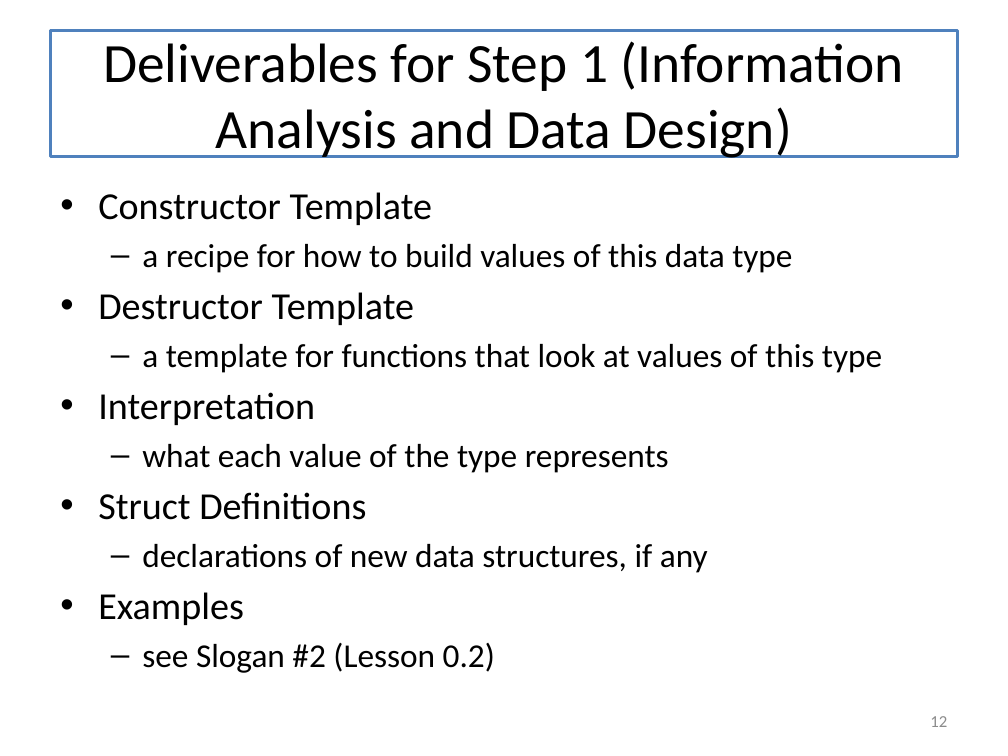
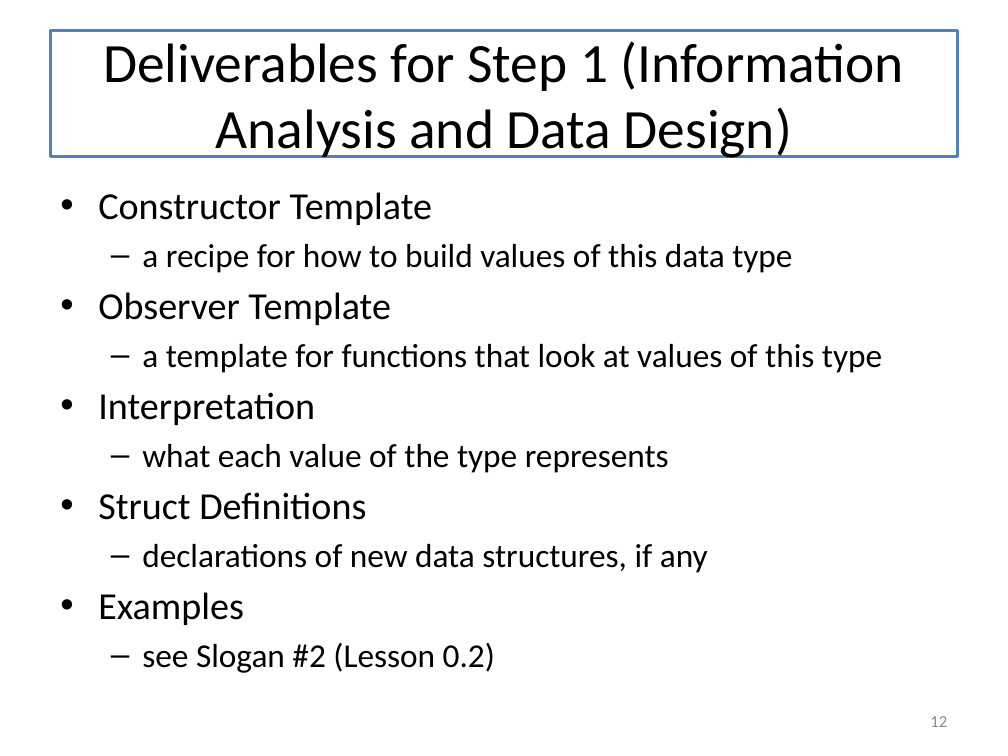
Before and after one commit to mwand/cs5010f16, a slide deck: slide 12 of Slides/Lesson 1.1 The Function Design Recipe.pptx. Drawn at 1008x756 pixels with LibreOffice and Linux fonts; fonts in the diff are those of the drawing. Boxes give left, top, right and bottom in pixels: in the first picture for what was removed or moved away, otherwise in the second. Text is boxed around its words. In the diff, an @@ line names an element or a change of style, - is before the commit and + after.

```diff
--- a/Slides/Lesson 1.1 The Function Design Recipe.pptx
+++ b/Slides/Lesson 1.1 The Function Design Recipe.pptx
@@ text at [98, 292, 391, 325]: text changed @@
-• Destructor Template
+• Observer Template
```
Also in this commit, not shown: 1 other slide changed, 44 other files.
